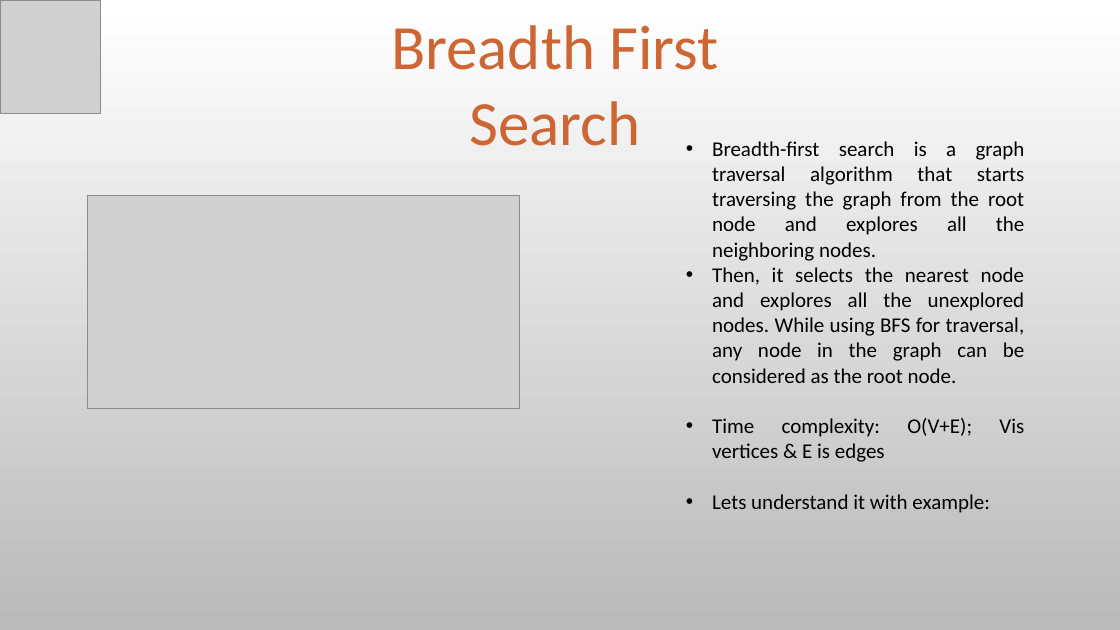
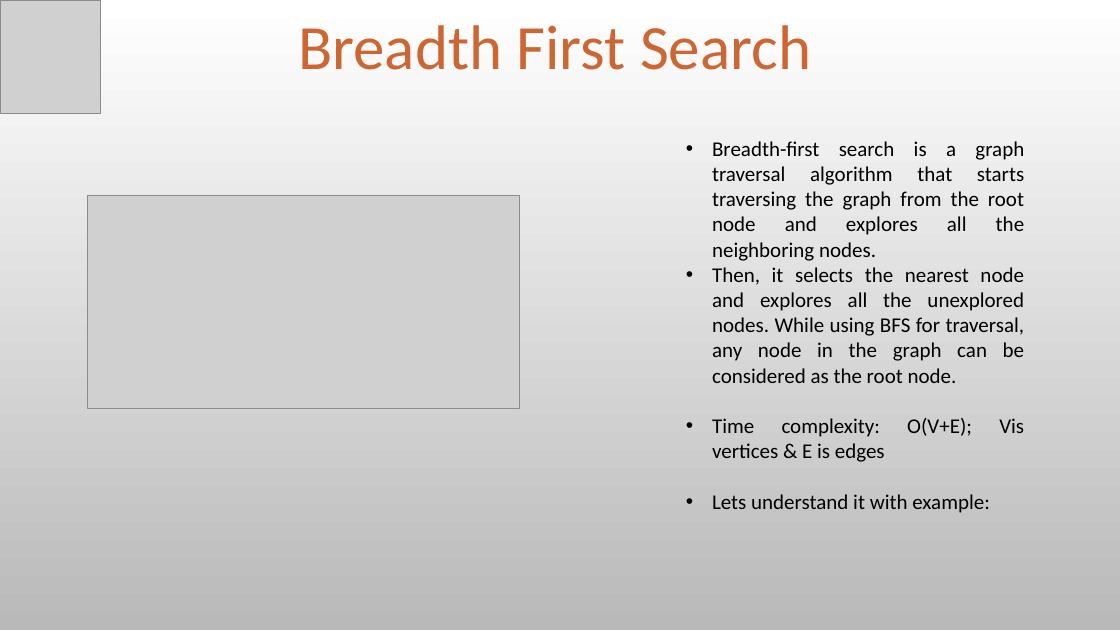
Before and after one commit to om101deore/ADS-project, a slide deck: slide 5 of ADS PPT.pptx (slide 4 before the commit). Drawn at 1120x630 pixels with LibreOffice and Linux fonts; fonts in the diff are those of the drawing; grey boxes stand for pictures; background and template pictures are left out. Boxes give left, top, right and bottom in pixels: in the first picture for what was removed or moved away, otherwise in the second. Text is boxed around its words. In the diff, an @@ line names an element or a change of style, - is before the commit and + after.

```diff
--- a/ADS PPT.pptx
+++ b/ADS PPT.pptx
@@ text "Breadth First Search": place and size @@
-text "Breadth First Search" at <box>391,25,718,146</box>
+text "Breadth First Search" at <box>298,25,811,70</box>
@@ text "Breadth First Search" at <box>298,25,811,70</box>: text colour gradient #683319 to #CE6633 to #E2A385 to #CE6633 @@
```
Also in this commit, not shown: 6 other slides changed, 2 slides added, 3 slides removed.
